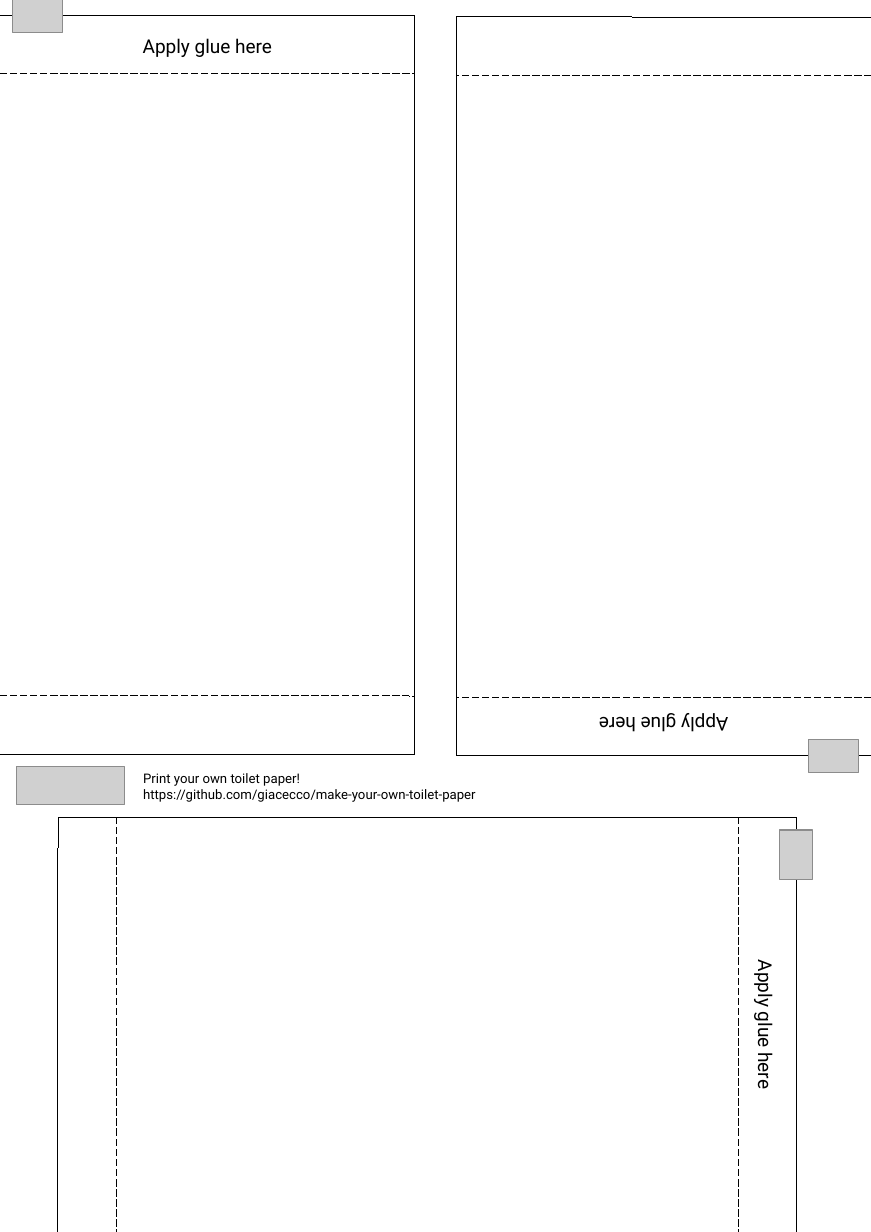
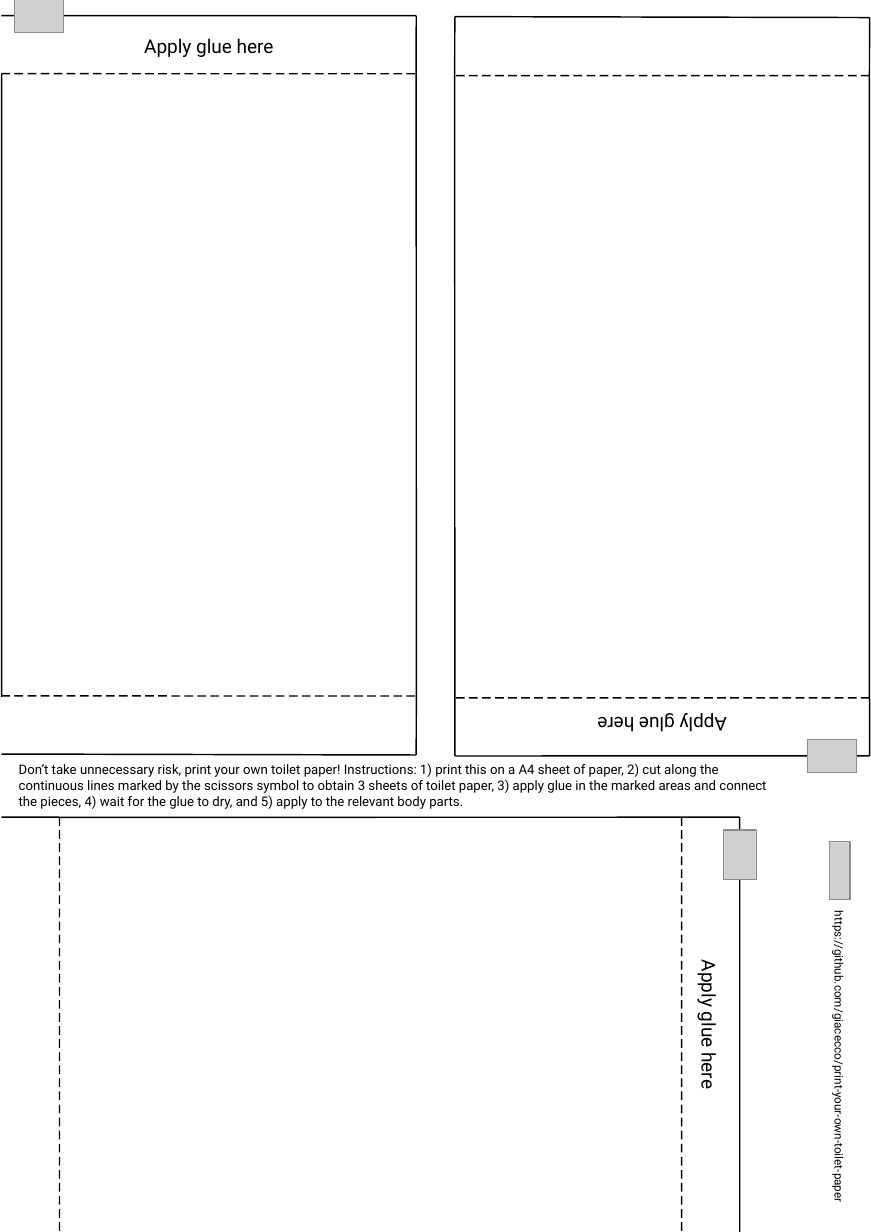
Before and after one commit to giacecco/make-your-own-toilet-paper, a slide deck: slide 1 of libreoffice-source.odp. Drawn at 871x1232 pixels with LibreOffice and Linux fonts; fonts in the diff are those of the drawing; grey boxes stand for pictures. Boxes give left, top, right and bottom in pixels: in the first picture for what was removed or moved away, otherwise in the second. Text is boxed around its words. In the diff, an @@ line names an element or a change of style, - is before the commit and + after.

```diff
--- a/libreoffice-source.odp
+++ b/libreoffice-source.odp
@@ line (1, 16) - (416, 16): stroke #000000 0 pt to #000000 0.99 pt @@
@@ line (416, 74) - (416, 16): stroke #000000 0 pt to #000000 0.99 pt @@
@@ line (455, 75) - (455, 17): stroke #000000 0 pt to #000000 0.99 pt @@
@@ line (455, 17) - (869, 18): stroke #000000 0 pt to #000000 0.99 pt @@
@@ line added from (869, 76) to (869, 18), #000000 0.99 pt @@
@@ line (1, 74) - (416, 74): stroke #000000 0 pt to #000000 0.99 pt @@
@@ line added from (1, 74) to (2, 696), #000000 0.99 pt @@
@@ line (416, 74) - (416, 696): stroke #000000 0 pt to #000000 0.99 pt @@
@@ line (455, 697) - (455, 75): stroke #000000 0 pt to #000000 0.99 pt @@
@@ line (869, 76) - (455, 76): stroke #000000 0 pt to #000000 0.99 pt @@
@@ line added from (869, 697) to (869, 75), #000000 0.99 pt @@
@@ line (1, 696) - (416, 696): stroke #000000 0 pt to #000000 0.99 pt @@
@@ line (416, 696) - (416, 755): stroke #000000 0 pt to #000000 0.99 pt @@
@@ line (455, 697) - (455, 755): stroke #000000 0 pt to #000000 0.99 pt @@
@@ line (869, 697) - (455, 697): stroke #000000 0 pt to #000000 0.99 pt @@
@@ line added from (869, 697) to (869, 755), #000000 0.99 pt @@
@@ line (416, 755) - (1, 754): stroke #000000 0 pt to #000000 0.99 pt @@
@@ text added at [19, 763, 766, 809], 9 pt, text #000000 @@
+Don’t take unnecessary risk, print your own toilet paper! Instructions: 1) print this on a A4 sheet of paper, 2) cut along the continuous lines marked by the scissors symbol to obtain 3 sheets of toilet paper, 3) apply glue in the marked areas and connect the pieces, 4) wait for the glue to dry, and 5) apply to the relevant body parts.
@@ text removed at [143, 773, 476, 802] @@
-Print your own toilet paper!
-https://github.com/giacecco/make-your-own-toilet-paper
@@ line (869, 755) - (455, 755): stroke #000000 0 pt to #000000 0.99 pt @@
@@ line (59, 817) - (1, 816): stroke #000000 0 pt to #000000 0.99 pt @@
@@ line moved from (57, 1231) - (58, 816) to (59, 816) - (59, 1231) @@
@@ line (59, 816) - (59, 1231): stroke #000000 0 pt to #000000 0.99 pt @@
@@ line (681, 817) - (59, 817): stroke #000000 0 pt to #000000 0.99 pt @@
@@ line removed from (116, 816) to (116, 1231) @@
@@ 3 lines, 1 text: place and size @@
-3 lines, 1 text at [58, 816, 796, 1088]
+3 lines, 1 text at [1, 816, 739, 1088]
@@ line (681, 816) - (739, 816): stroke #000000 0 pt to #000000 0.99 pt @@
@@ line moved from (796, 816) - (796, 1231) to (681, 816) - (681, 1231) @@
@@ line (681, 816) - (681, 1231): stroke #000000 0 pt to #000000 0.99 pt @@
@@ picture at [724, 829, 756, 878]: rotation 0 to 270 degrees @@
@@ line (739, 816) - (739, 1231): stroke #000000 0 pt to #000000 0.99 pt @@
@@ picture at [829, 842, 849, 899]: rotation 270 to 90 degrees @@
@@ text added at [832, 940, 847, 1194], 8 pt, text #000000 @@
+https://github.com/giacecco/print-your-own-toilet-paper
```
Also in this commit, not shown: 2 other files.
